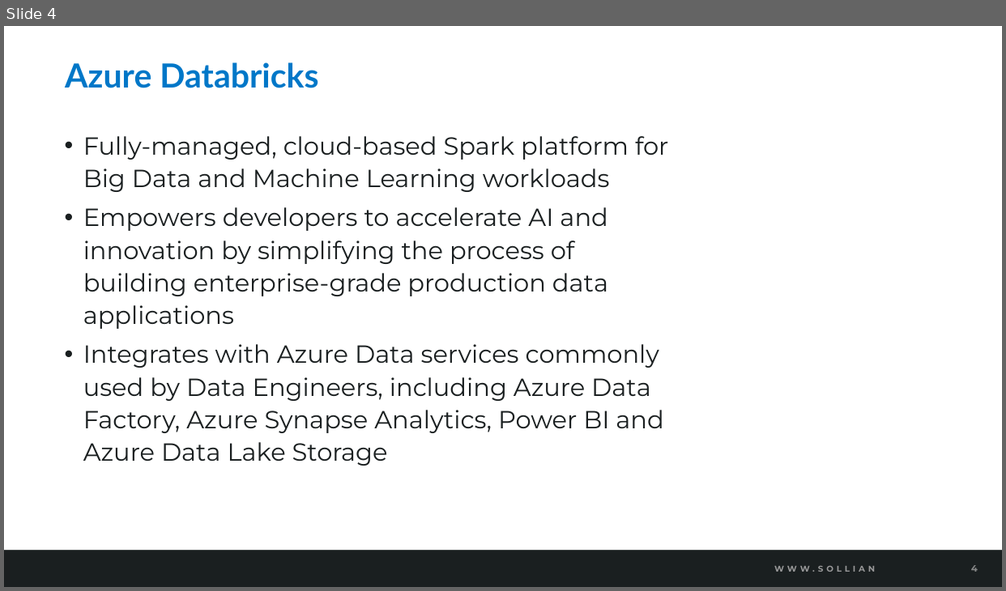
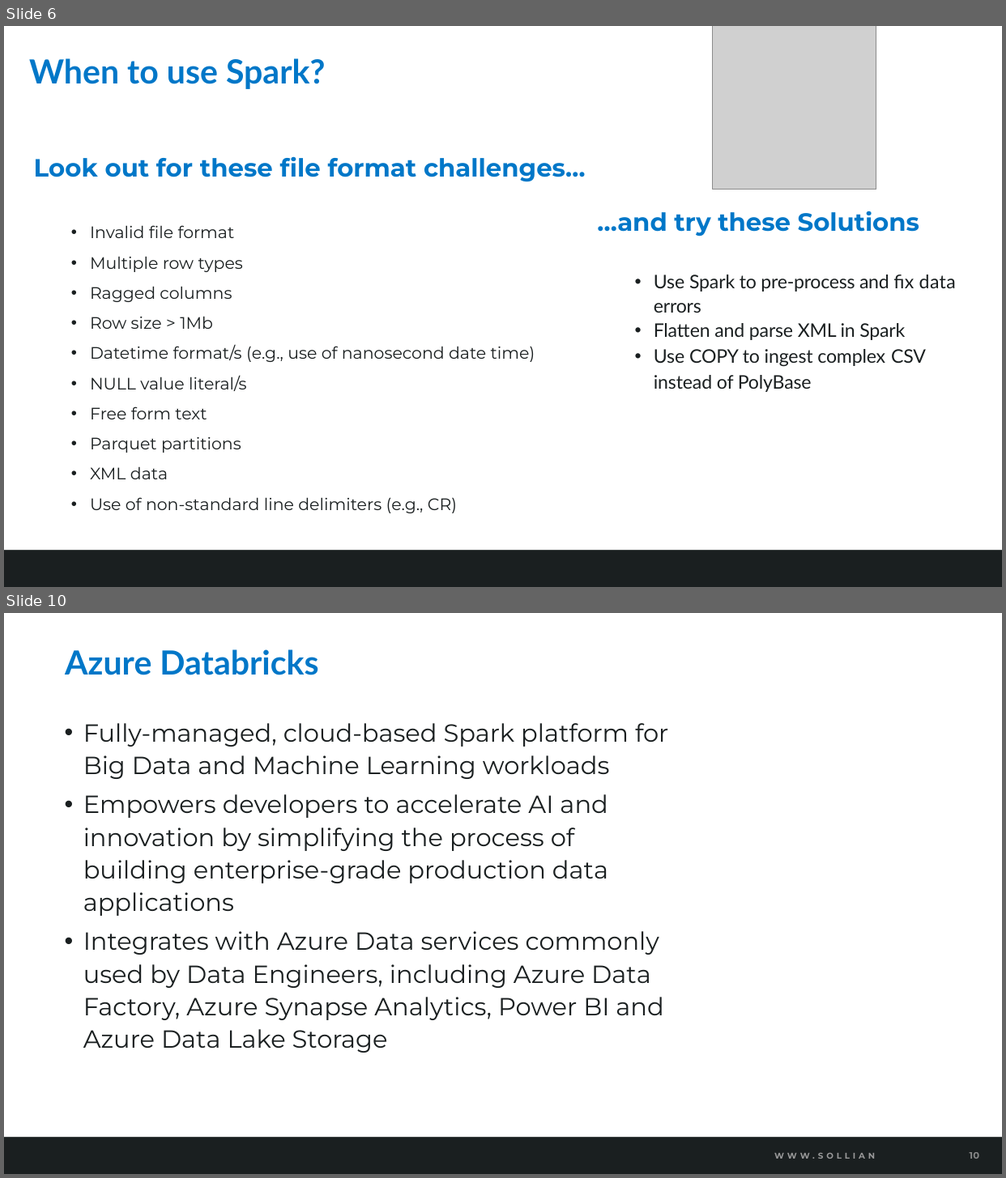
Before and after one commit to solliancenet/azure-data-engineering-conference-workshop-students, a slide deck: 04-Data exploration and transformation in Azure Databricks.pptx. Shown one above the other, each under a label of ours: slide 4 before the commit, slides 6 and 10 after it; the slides between them are not shown. The pictures are 1006x591 and 1006x1178 pixels, drawn with LibreOffice and Linux fonts; fonts in the diff are those of the drawing; grey boxes stand for pictures; background and template pictures are left out. Boxes give left, top, right and bottom in pixels: in the first picture for what was removed or moved away, otherwise in the second. Text is boxed around its words. In the diff, an @@ line names an element or a change of style, - is before the commit and + after.

```diff
--- a/04-Data exploration and transformation in Azure Databricks.pptx
+++ b/04-Data exploration and transformation in Azure Databricks.pptx
@@ slide 6 added at [4, 26, 1002, 587], background #FFFFFF; not listed: 2 template elements that a slide beside it also shows @@
@@ picture added at [713, 26, 877, 190] @@
@@ title added at [29, 58, 325, 89], 32 pt, text #0077C8, bold @@
+When to use Spark?
@@ text added at [34, 156, 586, 514], 16 pt, text #1A1F20 @@
+Look out for these file format challenges…
+  • Invalid file format
+  • Multiple row types
+  • Ragged columns
+  • Row size > 1Mb
+  • Datetime format/s (e.g., use of nanosecond date time)
+  • NULL value literal/s
+  • Free form text
+  • Parquet partitions
+  • XML data
+  • Use of non-standard line delimiters (e.g., CR)
@@ text added at [597, 211, 956, 392], 18 pt, text #1A1F20 @@
+…and try these Solutions
+  • Use Spark to pre-process and fix data errors
+  • Flatten and parse XML in Spark
+  • Use COPY to ingest complex CSV instead of PolyBase
@@ what was slide 4 is now slide 10 @@
@@ page number at [970, 1152, 979, 1159]: text changed @@
-4
+10
```
Also in this commit, not shown: 4 slides changed, 6 other slides added, 4 other files.
